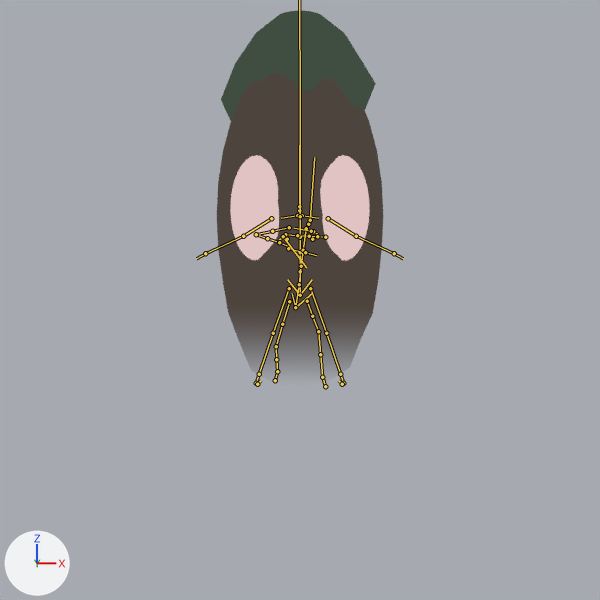
What one commit did to the Blender file blender/testgd.blend.
Both versions are drawn from the file's camera 'Camera'. The lights are fixed; the arrows at lower left show +X, +Y and +Z. Both versions are drawn at frame 4 of the action 'muddyBuddy - dying'; the numbers are the values there. The bones that bend it are drawn over the model as lines.

The first picture shows 'MuddyBuddy body', 'MuddyBuddy eyes', 'MuddyBuddy hat'.
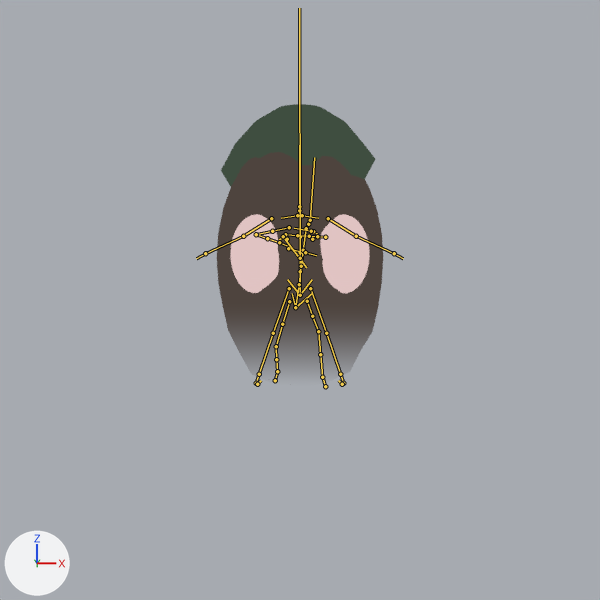
Boxes [x1, y1, x2, y2] around the edits, measured in the pictures (600 x 600 px):
```json
{"object": "MuddyBuddy body", "change": "posed", "before": [217, 73, 383, 345], "after": [217, 152, 383, 345], "on screen": "29% shorter"}
{"object": "MuddyBuddy hat", "change": "posed", "before": [221, 11, 376, 121], "after": [221, 104, 375, 186], "on screen": "25% shorter"}
{"object": "MuddyBuddy eyes", "change": "posed", "before": [230, 155, 370, 261], "after": [230, 214, 370, 293], "on screen": "25% shorter"}
```

Edits to the scene script, one JSON object a line:
```json
{"block": "bone_bone", "where": "bone_bone = bpy.data.objects['MuddyBuddy armature'].pose.bones['Bone']"}
{"op": "set", "path": "bone_bone.location", "old": "(0.0, 1.0, 0.0)", "new": "(0.0, 0.5, 0.0)"}
{"op": "set", "path": "bone_bone.scale", "old": "(1.0, 2.0, 1.0)", "new": "(1.0, 1.5, 1.0)"}
```
